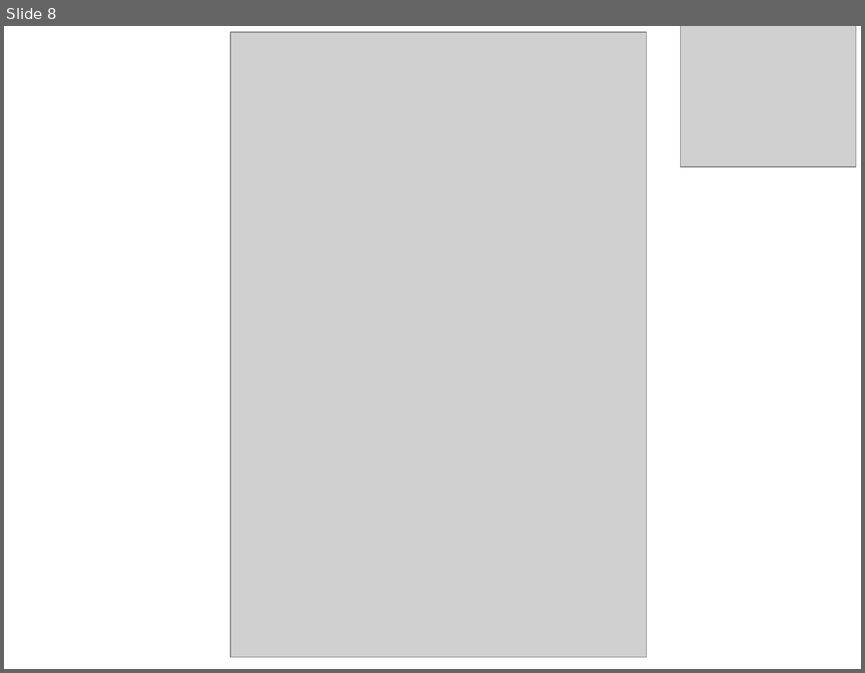
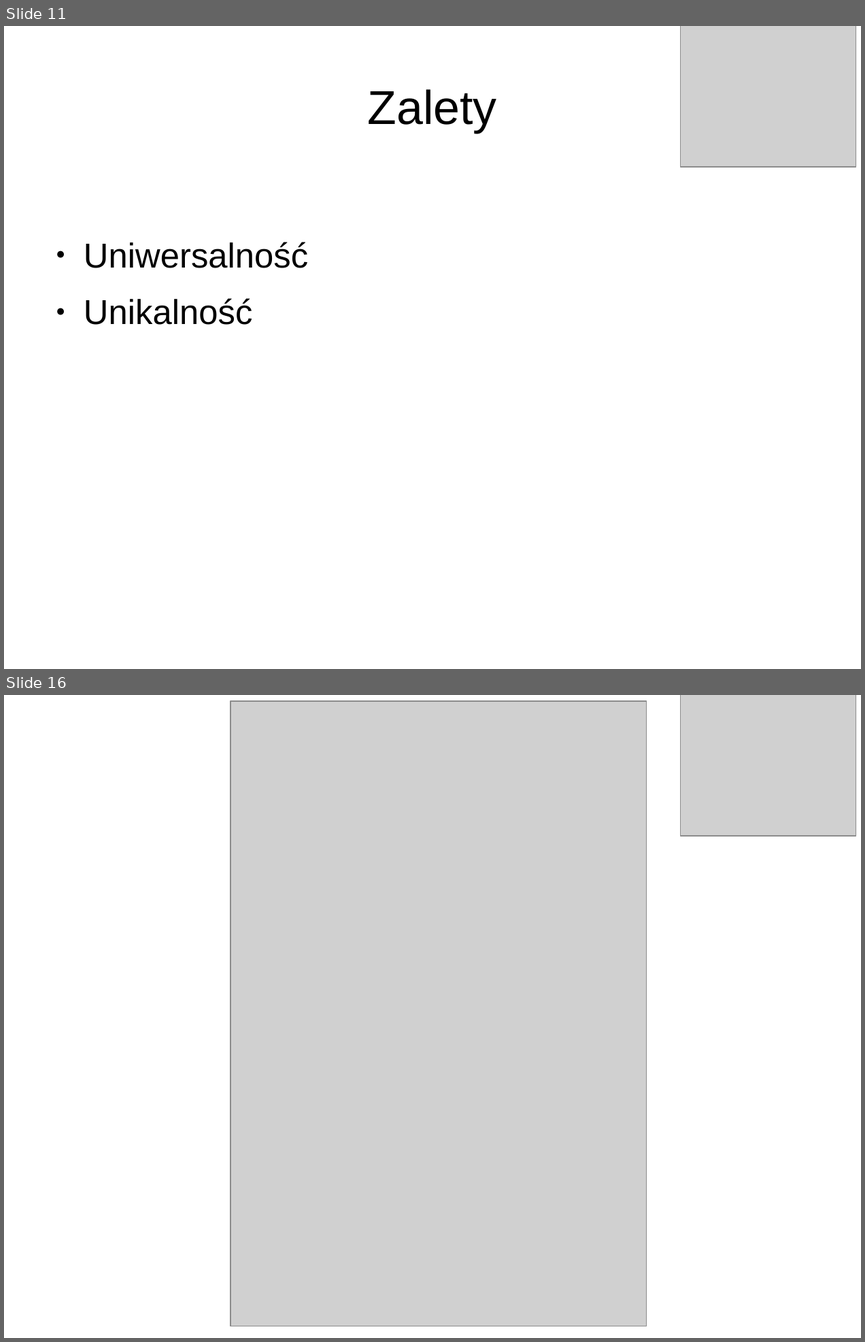
Before and after one commit to rozkminiacz/TouchDataAnalysisAndStuff, a slide deck: prezentacja/agh-kerma-szablon-cyjan.odp. Shown one above the other, each under a label of ours: slide 8 before the commit, slides 11 and 16 after it; the slides between them are not shown. The pictures are 865x673 and 865x1342 pixels, drawn with LibreOffice and Linux fonts; fonts in the diff are those of the drawing; grey boxes stand for pictures; background and template pictures are left out. Boxes give left, top, right and bottom in pixels: in the first picture for what was removed or moved away, otherwise in the second. Text is boxed around its words. In the diff, an @@ line names an element or a change of style, - is before the commit and + after.

```diff
--- a/prezentacja/agh-kerma-szablon-cyjan.odp
+++ b/prezentacja/agh-kerma-szablon-cyjan.odp
@@ slide 11 added at (4, 26, 861, 669), background picture (left out) @@
@@ picture added at (681, 26, 855, 167) @@
@@ title added at (368, 89, 497, 133), 44 pt, text #000000 @@
+Zalety
@@ text added at (84, 242, 308, 325), 32 pt, text #000000 @@
+● Uniwersalność
+● Unikalność
@@ what was slide 8 is now slide 16 @@
```
Also in this commit, not shown: 7 other slides added, 32 other files.
